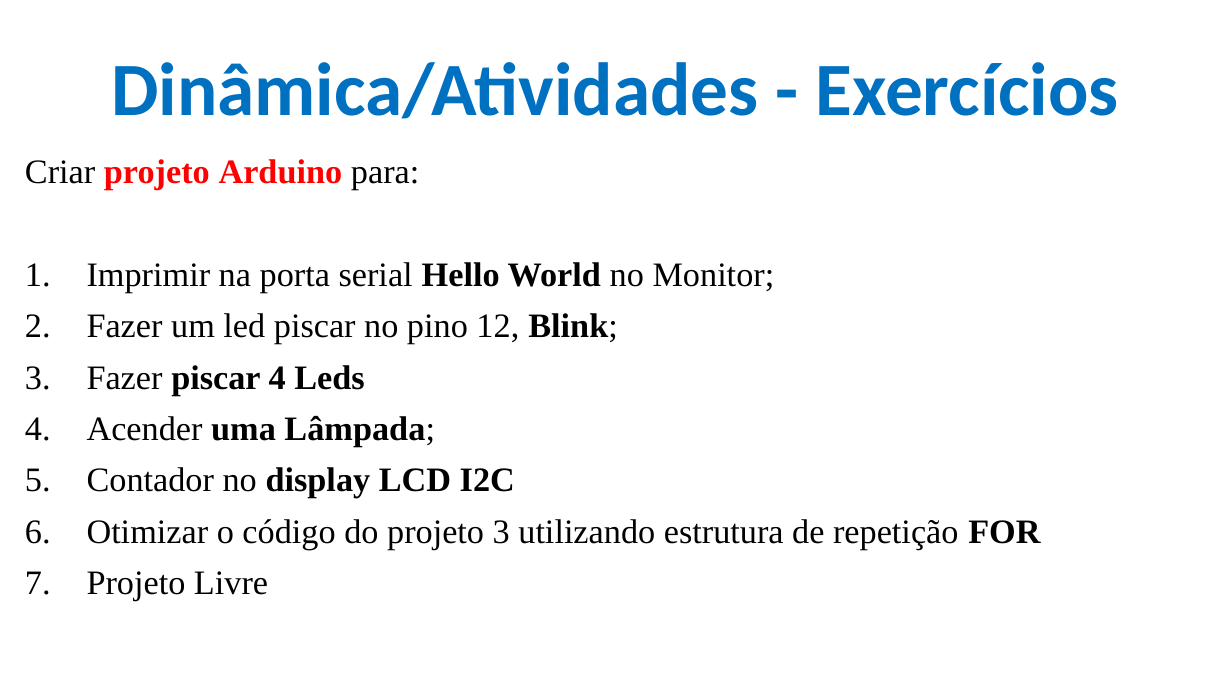
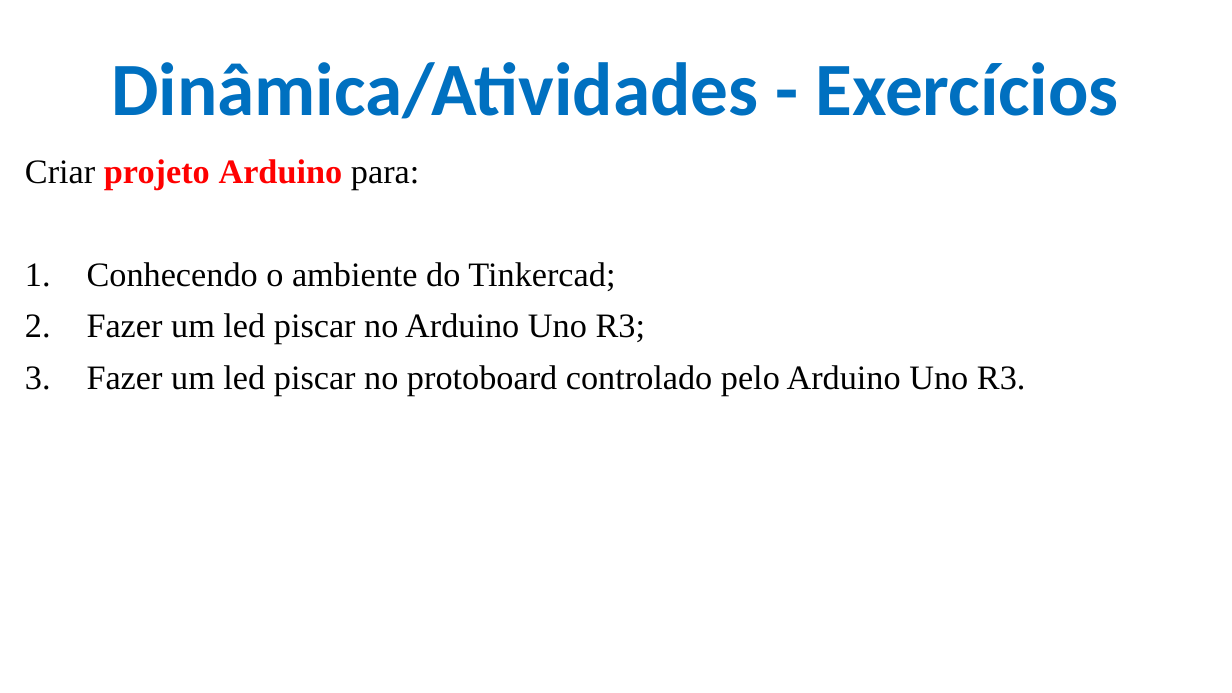
Before and after one commit to CloudEducationBrazil/WydenArea1ProgramacaoMicrocontroladores, a slide deck: slide 11 of 01 Classes/Aula 03 - Programação Microcontroladores - Arduino Tinkercad.pptx (slide 19 before the commit). Drawn at 1232x693 pixels with LibreOffice and Linux fonts; fonts in the diff are those of the drawing; background and template pictures are left out. Boxes give left, top, right and bottom in pixels: in the first picture for what was removed or moved away, otherwise in the second. Text is boxed around its words. In the diff, an @@ line names an element or a change of style, - is before the commit and + after.

```diff
--- a/01 Classes/Aula 03 - Programação Microcontroladores - Arduino Tinkercad.pptx
+++ b/01 Classes/Aula 03 - Programação Microcontroladores - Arduino Tinkercad.pptx
@@ text at box(87, 262, 1026, 396): text changed @@
-1. Imprimir na porta serial Hello World no Monitor;
-2. Fazer um led piscar no pino 12, Blink;
-3. Fazer piscar 4 Leds
-4. Acender uma Lâmpada;
-5. Contador no display LCD I2C
-6. Otimizar o código do projeto 3 utilizando estrutura de repetição FOR
-7. Projeto Livre
+1. Conhecendo o ambiente do Tinkercad;
+2. Fazer um led piscar no Arduino Uno R3;
+3. Fazer um led piscar no protoboard controlado pelo Arduino Uno R3.
```
Also in this commit, not shown: 8 slides removed, 1 other file.
